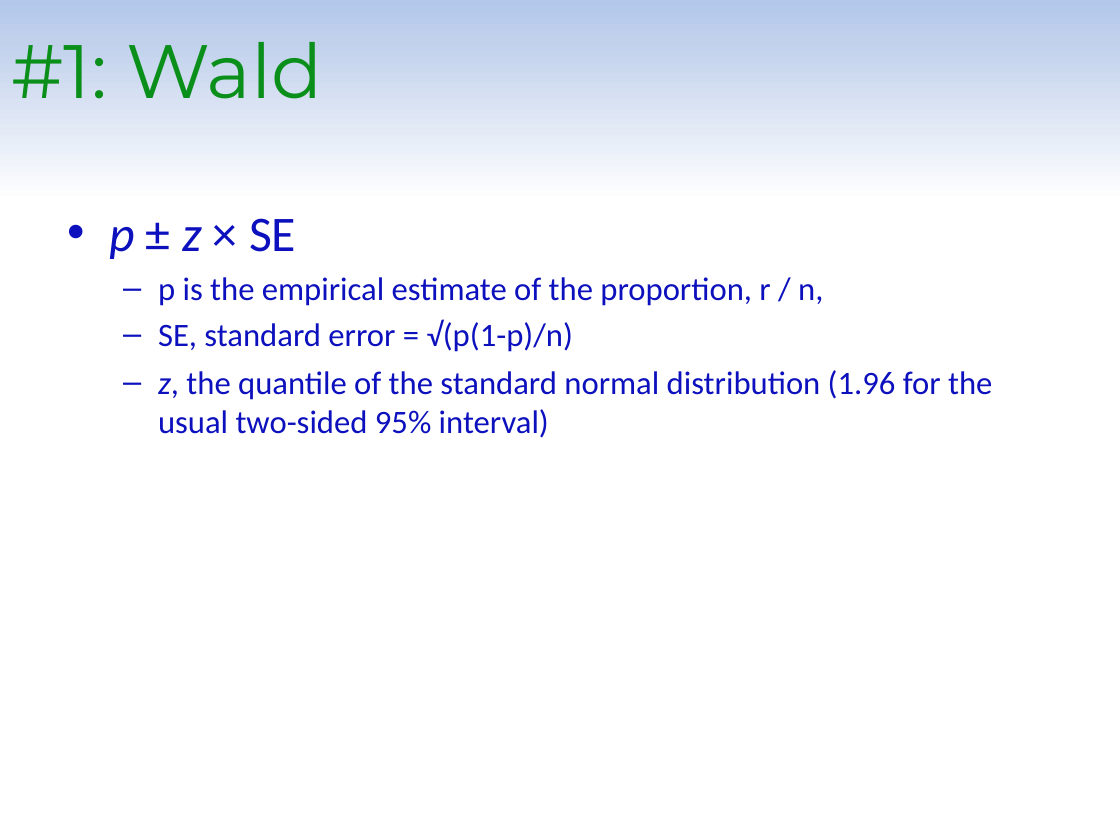
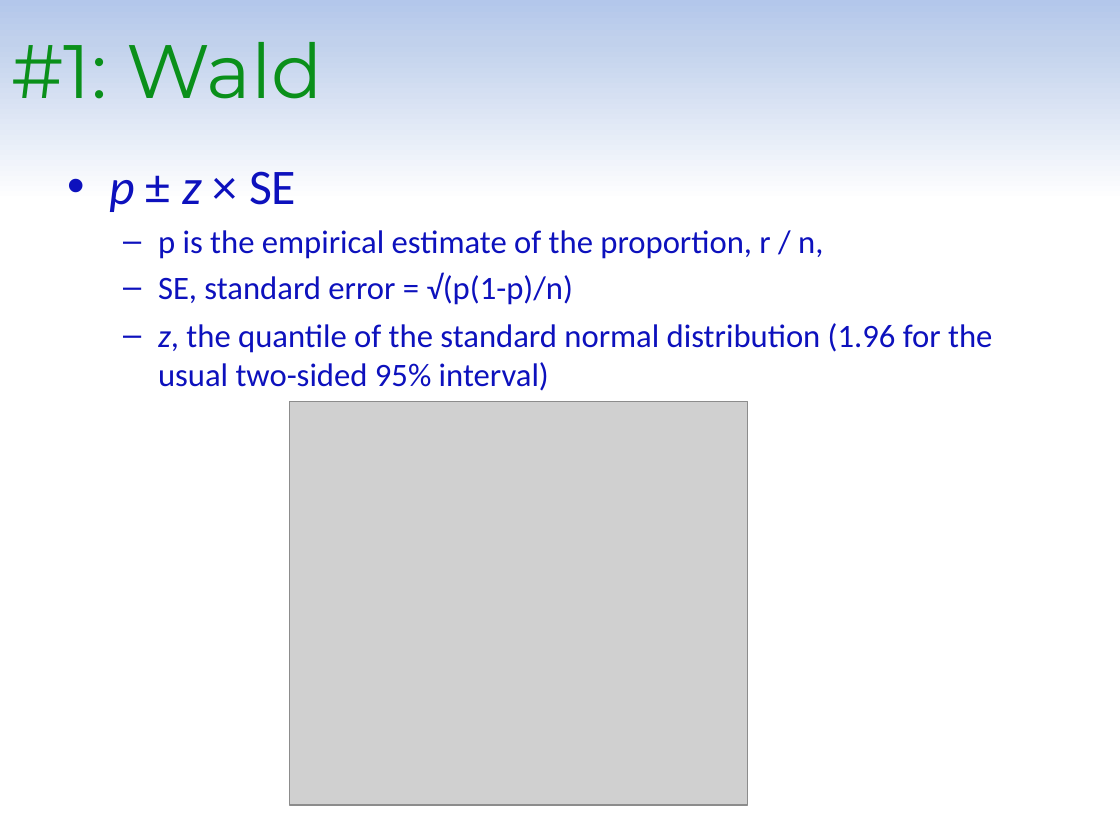
Before and after one commit to Jiangtang/SESUG, a slide deck: slide 15 of 2015/SD103.pptx. Drawn at 1120x840 pixels with LibreOffice and Linux fonts; fonts in the diff are those of the drawing; grey boxes stand for pictures; background and template pictures are left out. Boxes give left, top, right and bottom in pixels: in the first picture for what was removed or moved away, otherwise in the second. Text is boxed around its words. In the diff, an @@ line names an element or a change of style, - is before the commit and + after.

```diff
--- a/2015/SD103.pptx
+++ b/2015/SD103.pptx
@@ text "p ± z × SE" moved from (x1=109, y1=218, x2=992, y2=438) to (x1=109, y1=171, x2=992, y2=391) @@
@@ picture added at (x1=289, y1=401, x2=747, y2=804) @@
```
Also in this commit, not shown: 6 other slides changed, 1 slide added, 1 slide removed.
